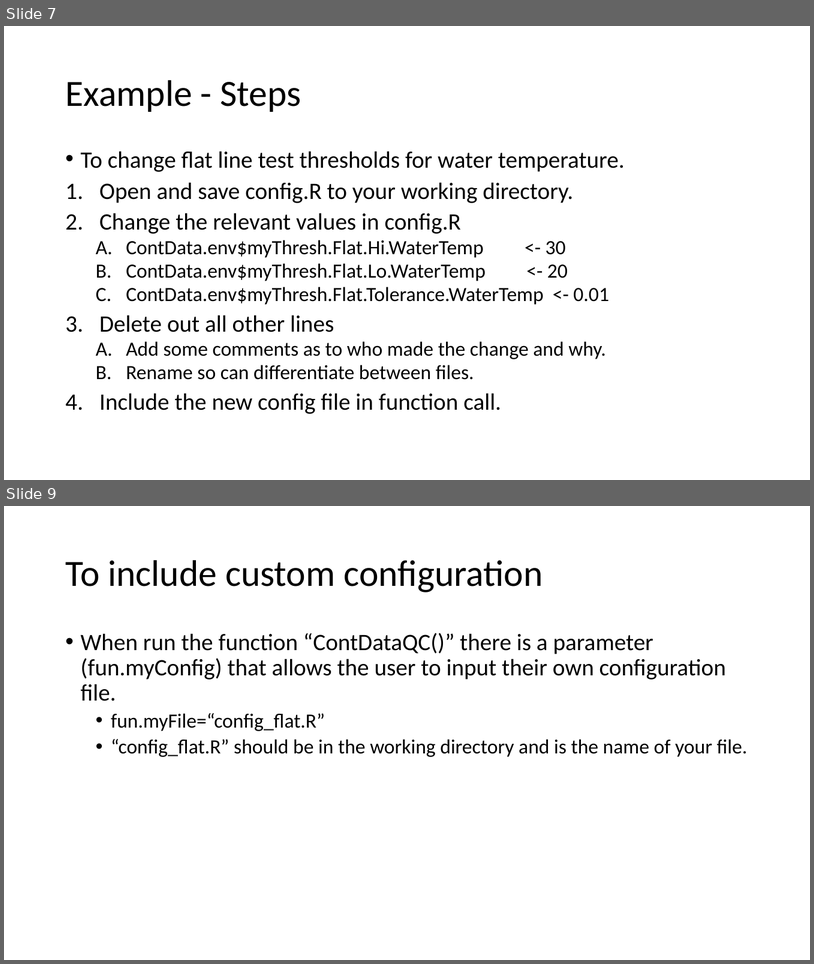
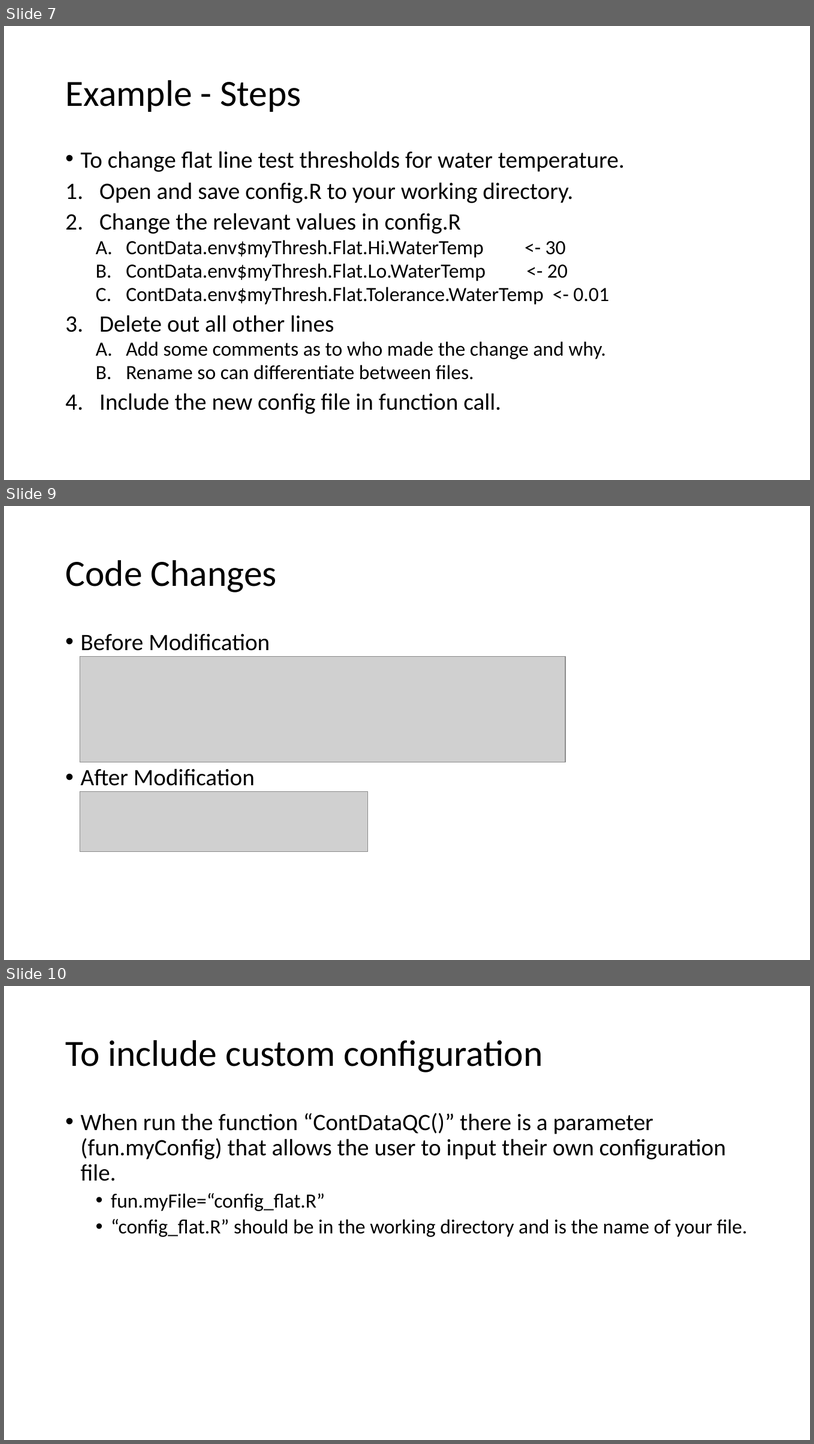
Before and after one commit to leppott/ContDataQC_Guide, a slide deck: ContDataQC_Guide_02_Config.pptx. Shown one above the other, each under a label of ours: slides 7 and 9 before the commit, slides 7, 9 and 10 after it; the slides between them are not shown. The pictures are 814x964 and 814x1444 pixels, drawn with LibreOffice and Linux fonts; fonts in the diff are those of the drawing; grey boxes stand for pictures. Boxes give left, top, right and bottom in pixels: in the first picture for what was removed or moved away, otherwise in the second. Text is boxed around its words. In the diff, an @@ line names an element or a change of style, - is before the commit and + after.

```diff
--- a/ContDataQC_Guide_02_Config.pptx
+++ b/ContDataQC_Guide_02_Config.pptx
@@ slide 9 added at bbox=[4, 506, 810, 960], background #FFFFFF @@
@@ title added at bbox=[65, 560, 277, 592], 44 pt, text #000000 @@
+Code Changes
@@ text added at bbox=[81, 633, 270, 786], 28 pt, text #000000 @@
+• Before Modification
+• After Modification
@@ picture added at bbox=[80, 656, 566, 762] @@
@@ picture added at bbox=[80, 792, 368, 852] @@
@@ what was slide 9 is now slide 10 @@
```
Also in this commit, not shown: 1 slide changed, 1 slide removed, 3 other files.
